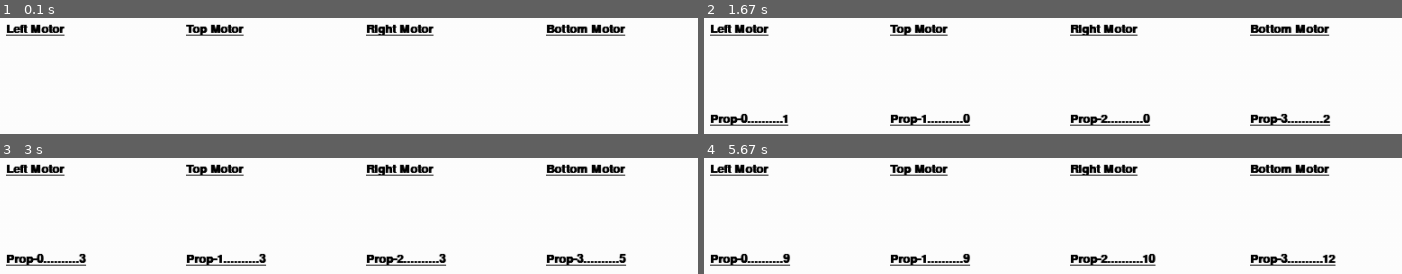
Above: before the commit, frames 1-4 (two rows, left to right).
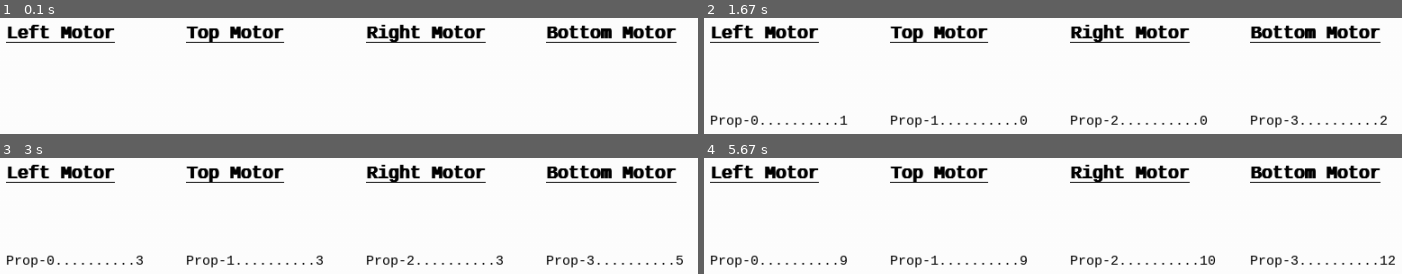
Above: after the commit, the same moments.

Repository: ramijack/Copter
Game: pygame game, started from Pygame_Key_Press.py
The game is run twice, just before and just after one commit, with the same random seed, the same clock (stepped at 60 frames per second) and the same inputs. The source is Python 2; it was converted automatically to run under Python 3.
Inputs:
- Up to frame 1 (0.1 s): no input
- Up to frame 2 (1.67 s): hold Alt 0.33-0.8 s; hold Right 0.33-0.8 s; hold Right 0.83-1.3 s; tap Ctrl at 0.9, 1.4 s; tap Alt at 0.98 s; hold Up 1.33-1.63 s
- Up to frame 3 (3 s): hold Right 1.67-2.13 s; tap Ctrl at 1.73, 2.23, 2.8 s; hold Left 2.17-2.7 s; tap Alt at 2.32 s; hold Down from 2.73 s (still down)
- Up to frame 4 (5.67 s): release Down at 3.05 s; hold Left 3.08-3.48 s; tap Ctrl at 3.15, 3.58, 3.98, 4.28, 4.65, 5.05, 5.55 s; hold Up 3.52-3.88 s; tap Alt at 3.67, 5.13 s; hold Right 3.92-4.55 s; hold Down 4.58-4.95 s; hold Left 4.98-5.45 s; hold Right from 5.48 s (still down)

The runs differ from the first frame. In frame 1, 6.5% of the frame differs, in the area x 0-97%, y 5-22%; in frame 2, 9.8%; in frame 3, 9.9%; in frame 4, 10%, in the area x 0-99%, y 5-95%.

Commit message:
Fixing UI

Diff:
--- a/Pygame_Key_Press.py
+++ b/Pygame_Key_Press.py
@@ -15,9 +15,9 @@
 screen = pygame.display.set_mode((1000, 650), 0, 24)
 screen.fill((255, 255, 255))
 pygame.display.set_caption("Motor Key Press Test")
-titleFont = pygame.font.SysFont("Copperplate Gothic", 20)
+titleFont = pygame.font.SysFont("Courier New", 20)
+descriptionFont = pygame.font.SysFont("Courier New", 15)
 titleFont.set_bold(1)
-descriptionFont = pygame.font.SysFont("Copperplate Gothic", 20)
 
 motor1_titles = ["Left Motor", "Top Motor", "Right Motor", "Bottom Motor"]
 y = 20
@@ -61,7 +61,7 @@
             arrowSubSurface.fill((255, 255, 255))
             x = 20
             for key in keys.keys():
-                renderedText = font_render(titleFont, keys[key])
+                renderedText = font_render(descriptionFont, keys[key])
                 arrowSubSurface.blit(renderedText, (x, 20))
                 x += 200
         elif e.type == QUIT:
--- a/motor.py
+++ b/motor.py
@@ -24,7 +24,7 @@
 
 
     def __init__(self, name, pin, kv=1400, WMin=0, WMax=100, debug=True, simulation=True):
-	print('sanju baba:: ', pin)
+	print('Configured Pin:  ', pin)
         self.name = name
         self.powered = False
         self.simulation = simulation
